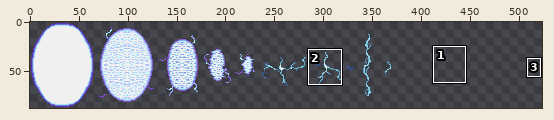
File history of a sprite sheet, Mega_man_X4_WinAPI/ContentsResources/CyberSpaceLevel/Map/Object/SummonEnemy_End.png. Above, an overview of the earlier version with the close-up marked.
Close-up. Before the edit:
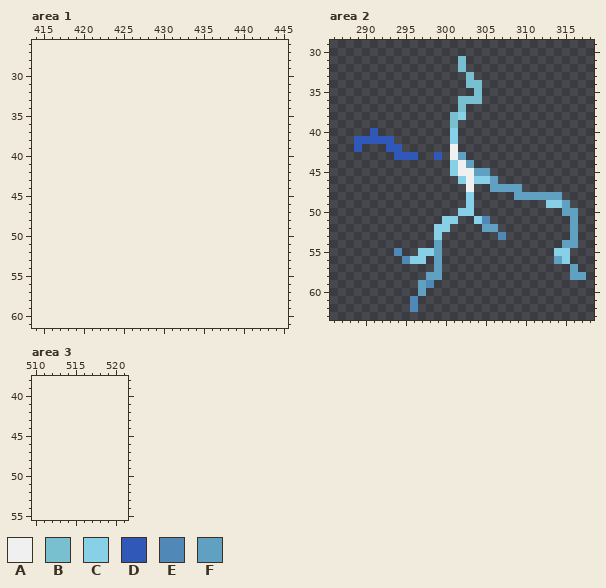
The file is 376x94 pixels. Shown: area 1: x 414..445, y 26..61; area 2: x 286..318, y 29..63; area 3: x 510..521, y 38..55. The old version is drawn lined up with the new one, on the new canvas. The wide view leaves out empty margins. The commit also changed other parts of the picture, which this record leaves out.
Palette (. is transparent): A #f0f0f0  B #78c0d0  C #88d0e8  D #3058b8  E #5088b8  F #60a0c0
Pixels before, area 2, first column x 289:
31 .............B...............
32 .............B...............
33 ..............B..............
34 ..............BB.............
35 ...............B.............
36 .............BBB.............
37 .............B...............
38 ............BC...............
39 ............B................
40 ..D.........C................
41 DDDDD.......C................
42 D...DD......A................
43 .....DDD..D.AF...............
44 ............CAF..............
45 ............CAAFF............
46 .............CACCF...........
47 ..............A..FFFF........
48 ..............C.....FFFFFF...
49 ..............C.........CCF..
50 .............CC...........FF.
51 ...........CC..CE..........F.
52 ..........CC....FF.........F.
53 ..........C.......E........F.
54 ..........F...............FF.
55 .....E..CCF..............CC..
56 ......ECC.F..............FC..
57 ..........F................F.
58 .........FF................FF
59 ........FE...................
60 ........F....................
61 .......E.....................
62 .......E.....................
After the commit:
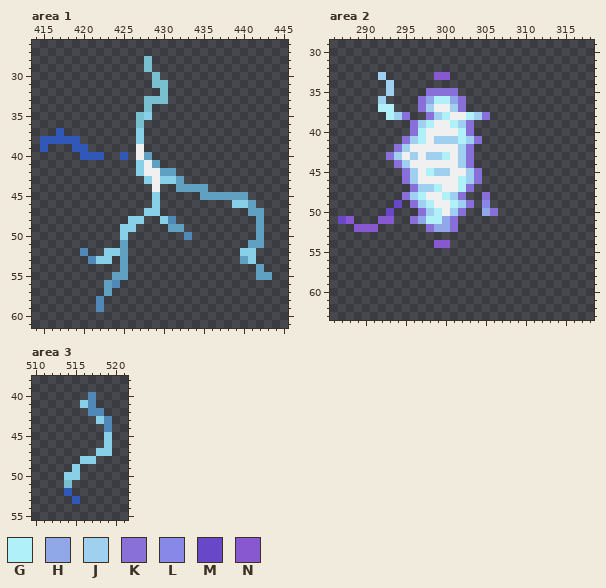
Colours new in this view: G #b0f0f8  H #90a8e8  J #a0d0f0  K #8870d8  L #8888e8  M #6848c8  N #8858d0
From old to new:
canvas 376x94 -> 528x88, the old top-left corner now at -3,-3 (the part of the old canvas that was cut away was empty and is not shown)
Changed rows in their new state; - is an unchanged pixel.
Area 1:
first column x 415:
28 -------------B---------------
29 -------------B---------------
30 --------------B--------------
31 --------------BB-------------
32 ---------------B-------------
33 -------------BBB-------------
34 -------------B---------------
35 ------------BC---------------
36 ------------B----------------
37 --D---------C----------------
38 DDDDD-------C----------------
39 D---DD------A----------------
40 -----DDD--D-AF---------------
41 ------------CAF--------------
42 ------------CAAFF------------
43 -------------CACCF-----------
44 --------------A--FFFF--------
45 --------------C-----FFFFFF---
46 --------------C---------CCF--
47 -------------CC-----------FF-
48 -----------CC--CE----------F-
49 ----------CC----FF---------F-
50 ----------C-------E--------F-
51 ----------F---------------FF-
52 -----E--CCF--------------CC--
53 ------ECC-F--------------FC--
54 ----------F----------------F-
55 ---------FF----------------FF
56 --------FE-------------------
57 --------F--------------------
58 -------E---------------------
59 -------E---------------------
Area 2:
first column x 287:
31 ---------------.---------------
32 ---------------.---------------
33 -----J------NN--.--------------
34 ------J---------..-------------
35 ------J----KKKK--.-------------
36 -----J----KHGGHK..-------------
37 -----GG---KJAAJK---------------
38 ------GJK--KJGAAGJK------------
39 ---------KJGAAGJK--------------
40 ----.----KGAAAAGK--------------
41 --.....-KJGAJJJGJK-------------
42 --.---.KJAAAAA-JK--------------
43 ------KJAJAJJG-JK--------------
44 -------KJAAAAAAJK--------------
45 --------KJAGJJA-JK.------------
46 --------KJAAAAAGJK..-----------
47 ---------KJJGAAGK--....--------
48 --------KJGAAGJK.-K---......---
49 -------M-KJGAAGJK-L-------...--
50 ------M---KJGAJK.-HK--------..-
51 MN---NN--KHGGHK--..----------.-
52 --NNN------KHHK---..---------.-
53 ------------.-------.--------.-
54 ------------NN--------------..-
55 -------.--...--------------..--
56 --------...-.--------------..--
57 ------------.----------------.-
58 -----------..----------------..
59 ----------..-------------------
60 ----------.--------------------
61 ---------.---------------------
62 ---------.---------------------
Area 3:
first column x 514:
40 ---E--
41 --CE--
42 ---EE-
43 ----CE
44 -----E
45 -----C
46 -----C
47 ----CC
48 --CC--
49 -C----
50 CC----
51 B-----
52 D-----
53 -D----
Pixel boxes of the changes (left, top, right, bottom) in both close-ups:
added: (40, 56, 272, 312)
changed: (338, 56, 586, 312)
added: (64, 392, 112, 504)
